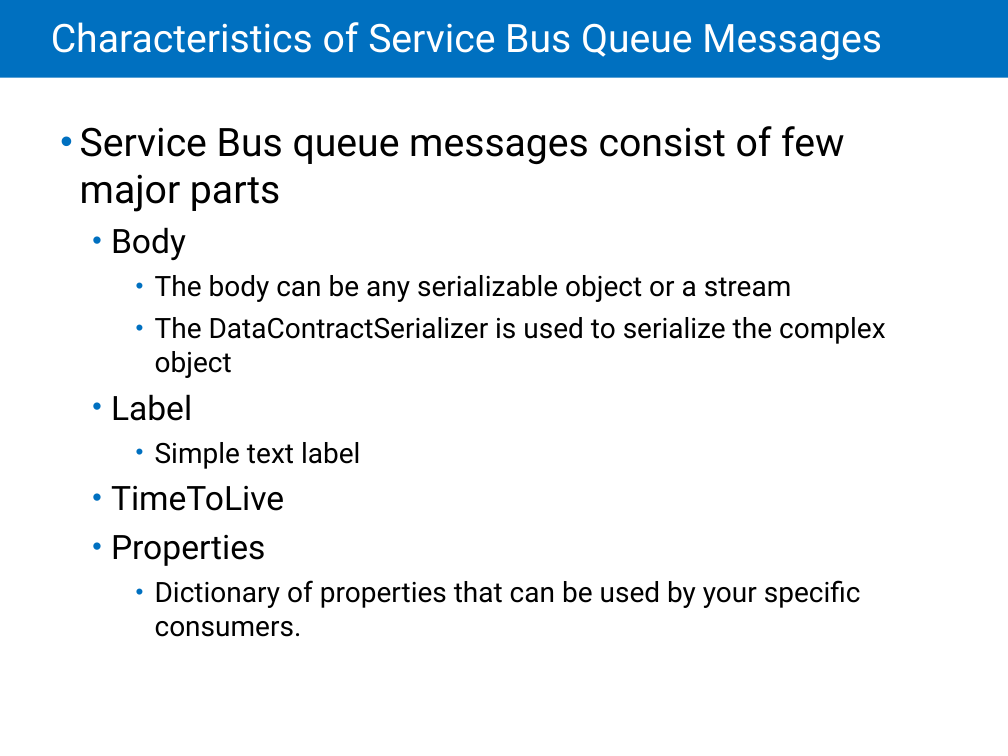
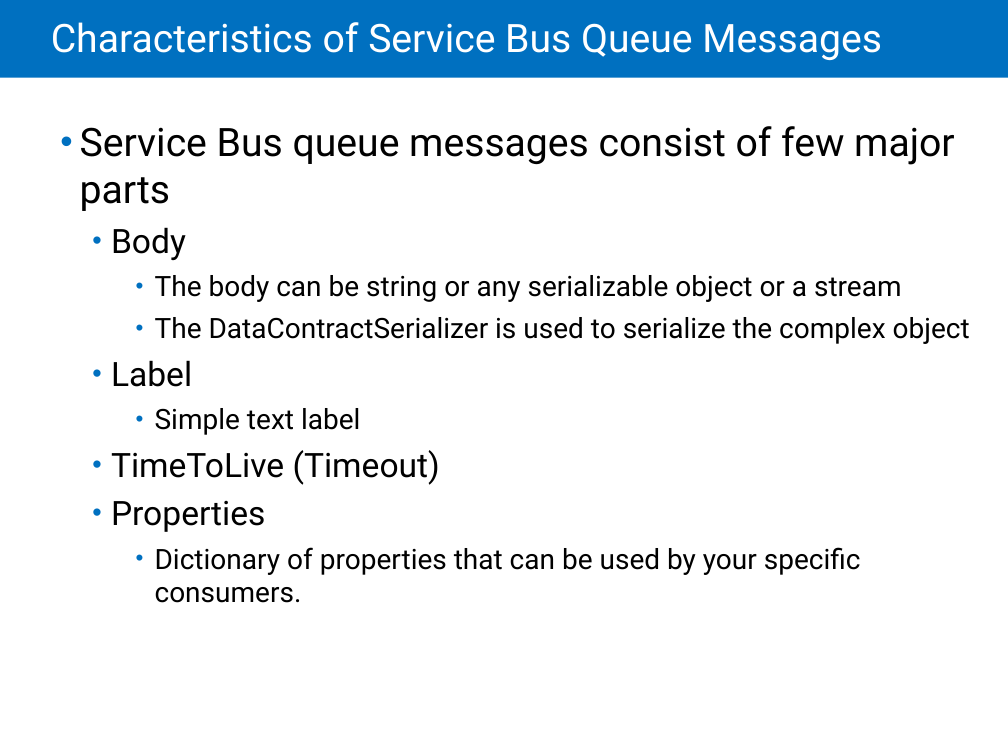
Before and after one commit to LarsKjeldsen/Kursus-az203, a slide deck: slide 16 of MOC/Module 08 Queues and Service Bus/20532C-08.pptx. Drawn at 1008x756 pixels with LibreOffice and Linux fonts; fonts in the diff are those of the drawing. Boxes give left, top, right and bottom in pixels: in the first picture for what was removed or moved away, otherwise in the second. Text is boxed around its words. In the diff, an @@ line names an element or a change of style, - is before the commit and + after.

```diff
--- a/MOC/Module 08 Queues and Service Bus/20532C-08.pptx
+++ b/MOC/Module 08 Queues and Service Bus/20532C-08.pptx
@@ text at [155, 275, 902, 302]: text changed @@
-    • The body can be any serializable object or a stream
+    • The body can be string or any serializable object or a stream
@@ text at [111, 450, 440, 485]: text changed @@
-  • TimeToLive
+  • TimeToLive (Timeout)
```
Also in this commit, not shown: 14 other slides changed, 1 slide removed, 1 other file.
